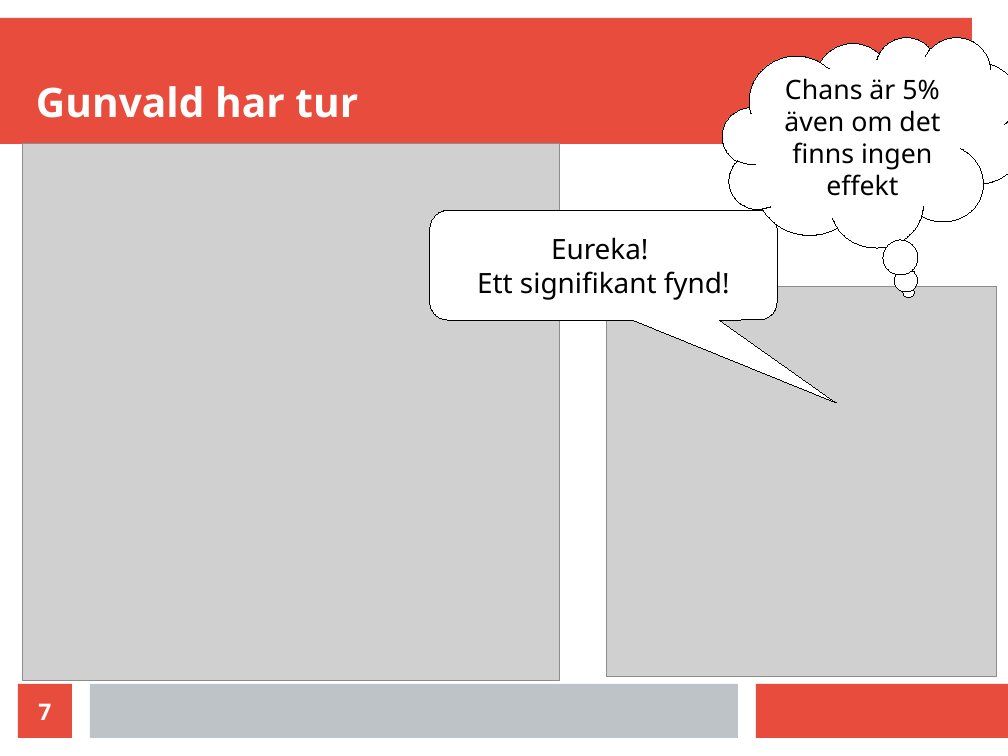
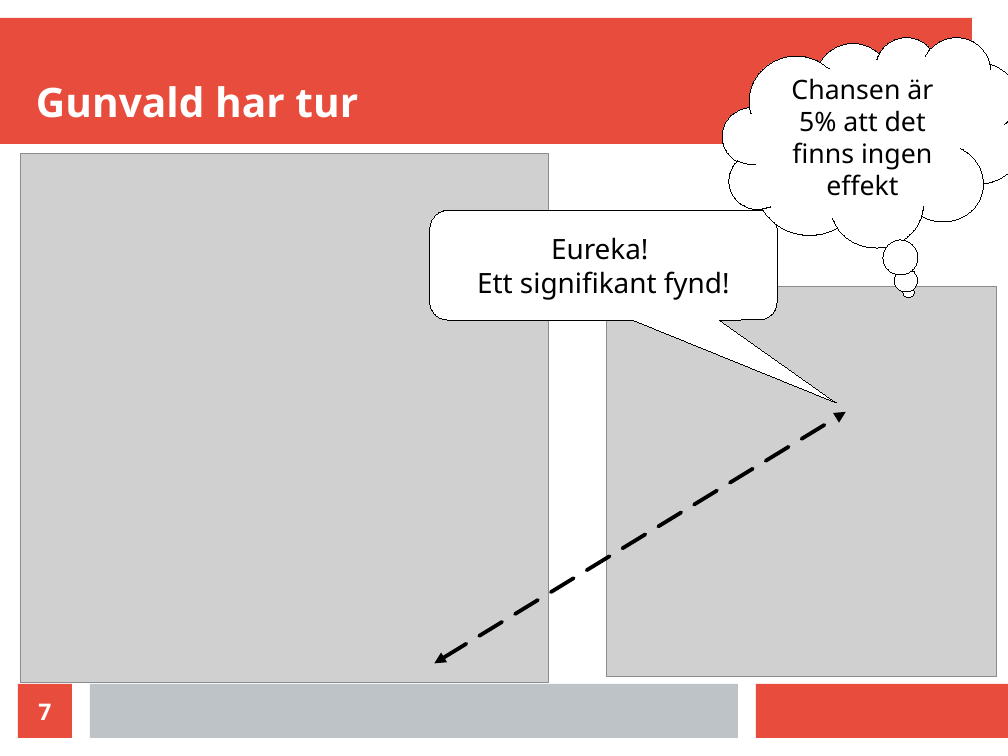
Before and after one commit to richelbilderbeek/science_fika_open_science_20250316, a slide deck: slide 7 of science_fika_talk_20250316.odp. Drawn at 1008x756 pixels with LibreOffice and Linux fonts; fonts in the diff are those of the drawing; grey boxes stand for pictures. Boxes give left, top, right and bottom in pixels: in the first picture for what was removed or moved away, otherwise in the second. Text is boxed around its words. In the diff, an @@ line names an element or a change of style, - is before the commit and + after.

```diff
--- a/science_fika_talk_20250316.odp
+++ b/science_fika_talk_20250316.odp
@@ text in thought cloud at box(791, 78, 933, 196): text changed @@
-Chans är 5%
-även om det finns ingen effekt
+Chansen är 5% att det finns ingen effekt
@@ picture: place and size @@
-picture at box(23, 144, 560, 681)
+picture at box(20, 154, 549, 682)
@@ double arrow added from (434, 663) to (846, 412), #000000 3 pt dashed @@
```
Also in this commit, not shown: 11 other slides changed, 1 slide removed, 1 other file.
